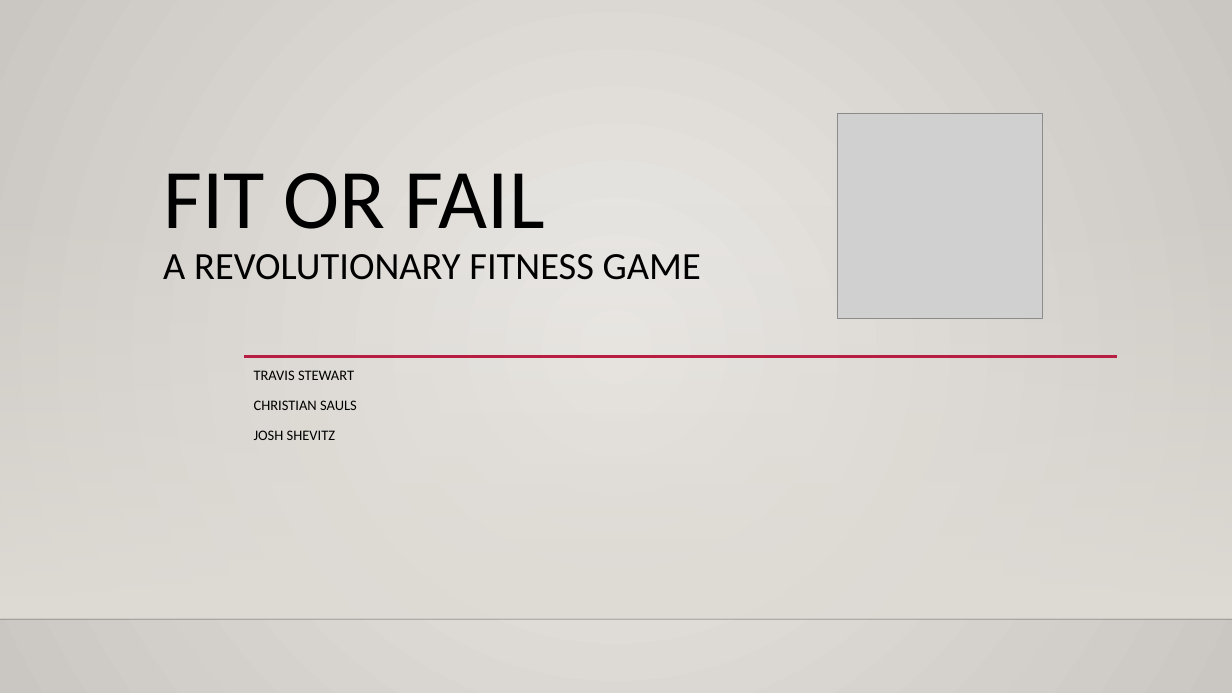
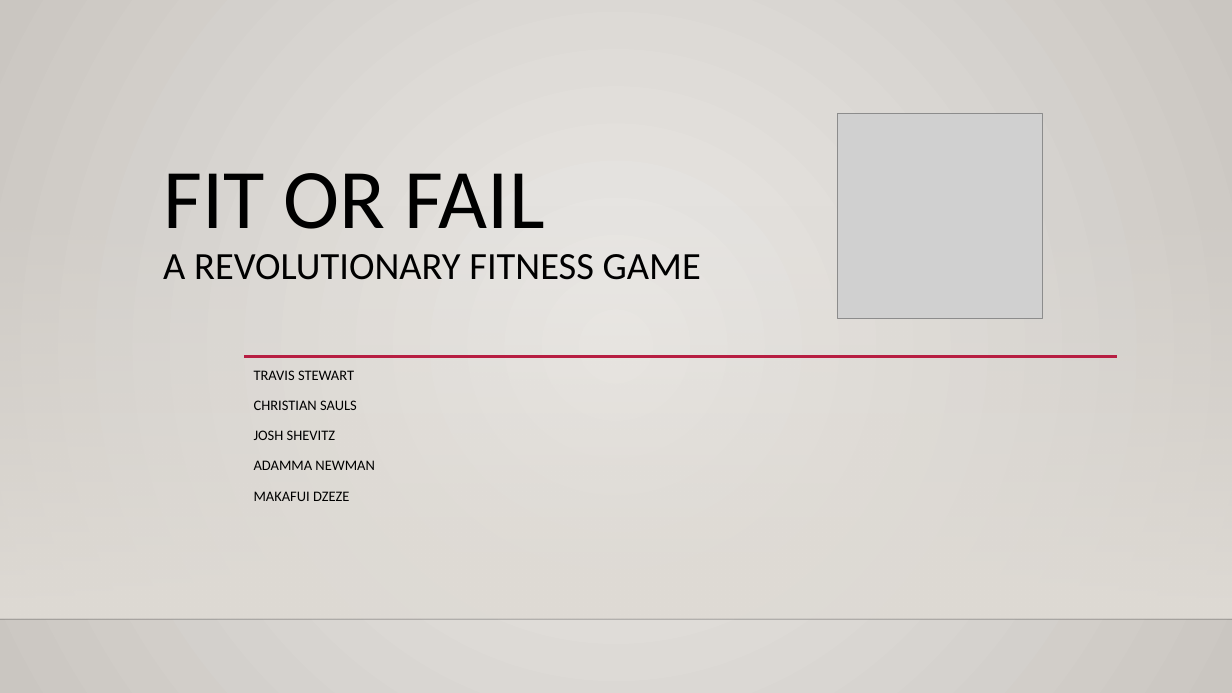
Before and after one commit to s-christian/Fit_or_Fail, a slide deck: slide 1 of Fit or Fail Technical Status Presentation (NEW).pptx. Drawn at 1232x693 pixels with LibreOffice and Linux fonts; fonts in the diff are those of the drawing; grey boxes stand for pictures; background and template pictures are left out. Boxes give left, top, right and bottom in pixels: in the first picture for what was removed or moved away, otherwise in the second. Text is boxed around its words. In the diff, an @@ line names an element or a change of style, - is before the commit and + after.

```diff
--- a/Fit or Fail Technical Status Presentation (NEW).pptx
+++ b/Fit or Fail Technical Status Presentation (NEW).pptx
@@ subtitle at [254,460,374,501]: paragraphs added @@
+ADAMMA NEWMAN
+MAKAFUI DZEZE
```
